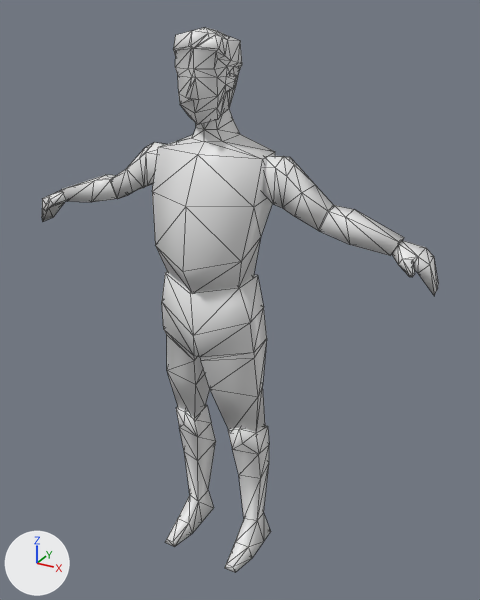
An edit to the glTF model public/assets/models/character.glb, drawn before and after from the same camera.
Before and after are seen from a 50 mm camera at (1.007, -1.693, 1.808) aimed at (0.066, 0.019, 0.952). The axes (+X, +Y, +Z) are drawn at lower left. The lights are the same throughout. Mesh edges are drawn as thin lines. Vertices at the same position are counted once.
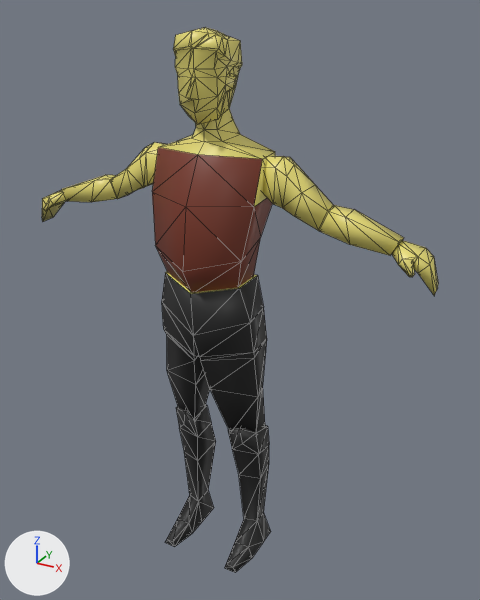
The edits, one by one:
Material 'Texture' (mat_texture) changes colour from white #e7e7e7 to yellow #e7db74; in linear values from (0.8, 0.8, 0.8) to (0.8, 0.71, 0.176).
Material 'Pants' (mat_pants) is new.
Its base color is (0.0147, 0.0147, 0.0147) (black #202020).
Material 'Top' (mat_top) is new.
Its base color is (0.196, 0.0376, 0.0187) (brown #7a3725).
me_cube_001 has 372 vertices, 700 faces and spans x -0.69..0.69, y -0.2..0.1, z 0.0..1.76.
me_cube_001 is used by ob_cube; location (0.0, 0.0, 0.0).
me_cube_001 part 1: 188 faces spanning x -0.18..0.18, y -0.17..0.08, z 0.0..1.05 switch from mat_texture (white #e7e7e7) to mat_pants (black #202020).
me_cube_001 part 2: 32 faces spanning x -0.17..0.17, y -0.2..0.1, z 1.03..1.43 switch from mat_texture (white #e7e7e7) to mat_top (brown #7a3725).

Pixel boxes [x1, y1, x2, y2] of what changed, in the pictures (480 x 600 px):
'Cube', recoloured, surface changed: [42, 27, 438, 572] in both
part 1 of me_cube_001, recoloured (grey to black): [162, 273, 271, 572] in both
part 2 of me_cube_001, recoloured (grey to brown): [152, 147, 272, 293] in both
